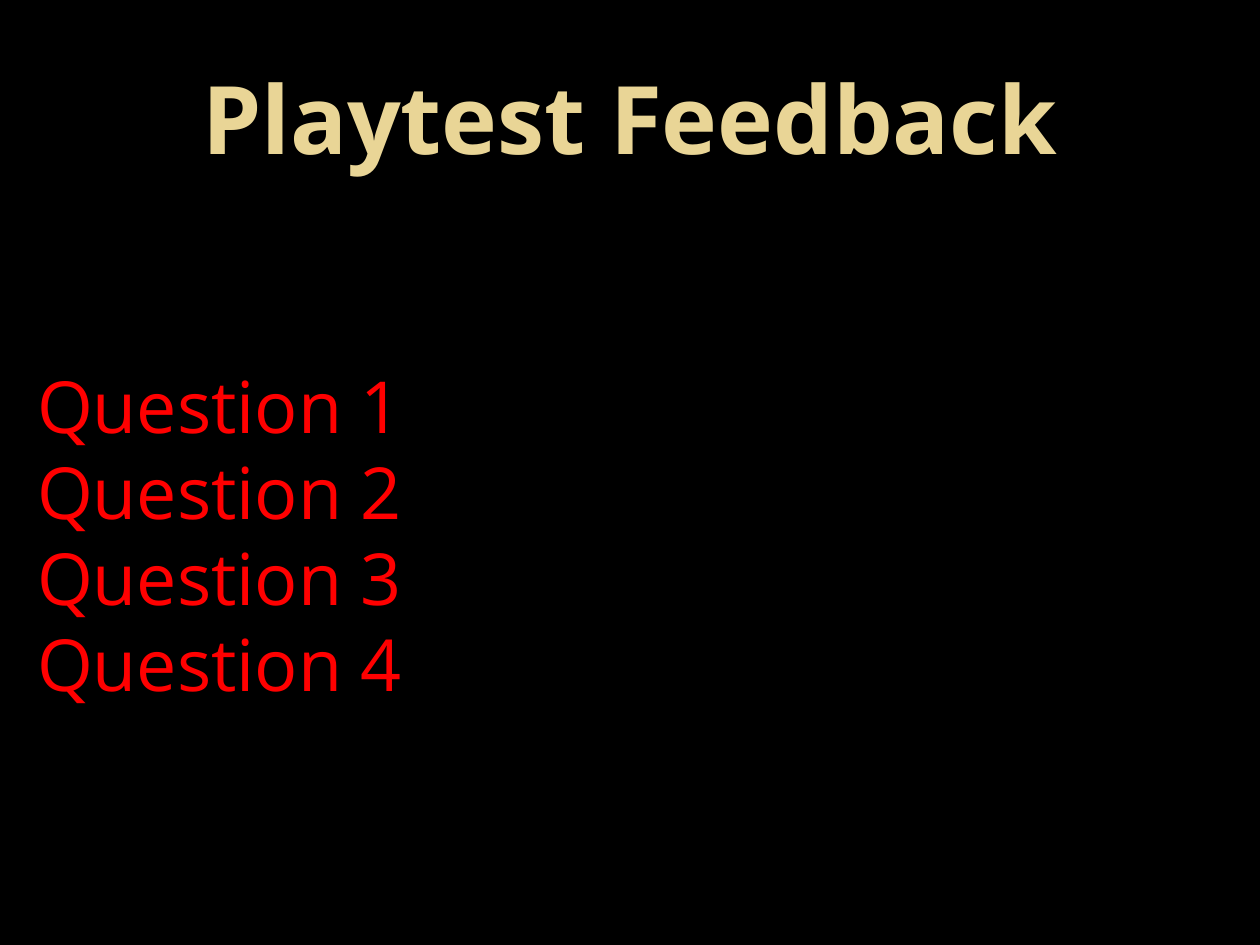
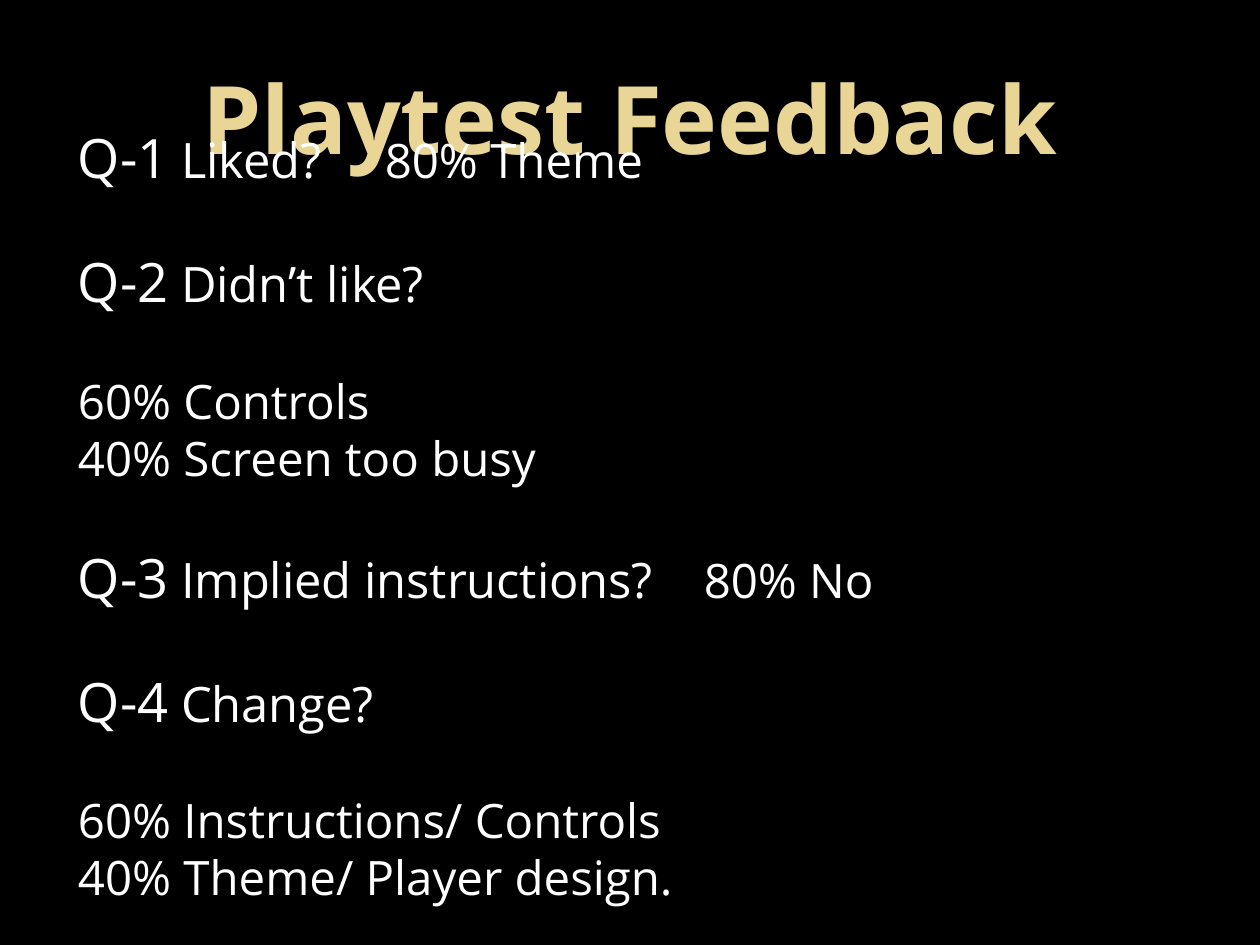
Before and after one commit to UoSGamesGroups/second-semester-level-4-5-s2-group-13, a slide deck: slide 12 of Group 13 Powerpoint presentation2.pptx. Drawn at 1260x945 pixels with LibreOffice and Linux fonts; fonts in the diff are those of the drawing. Boxes give left, top, right and bottom in pixels: in the first picture for what was removed or moved away, otherwise in the second. Text is boxed around its words. In the diff, an @@ line names an element or a change of style, - is before the commit and + after.

```diff
--- a/Group 13 Powerpoint presentation2.pptx
+++ b/Group 13 Powerpoint presentation2.pptx
@@ text at [78, 132, 873, 907]: text changed; size 41 to 27.1 pt; text colour #FF0000 to #FFFFFF @@
-Question 1
-Question 2
-Question 3
-Question 4
+Q-1 Liked? 80% Theme
+Q-2 Didn’t like?
+60% Controls
+40% Screen too busy
+Q-3 Implied instructions? 80% No
+Q-4 Change?
+60% Instructions/ Controls
+40% Theme/ Player design.
```
Also in this commit, not shown: 3 other slides changed, 1 slide added, 1 slide removed.
